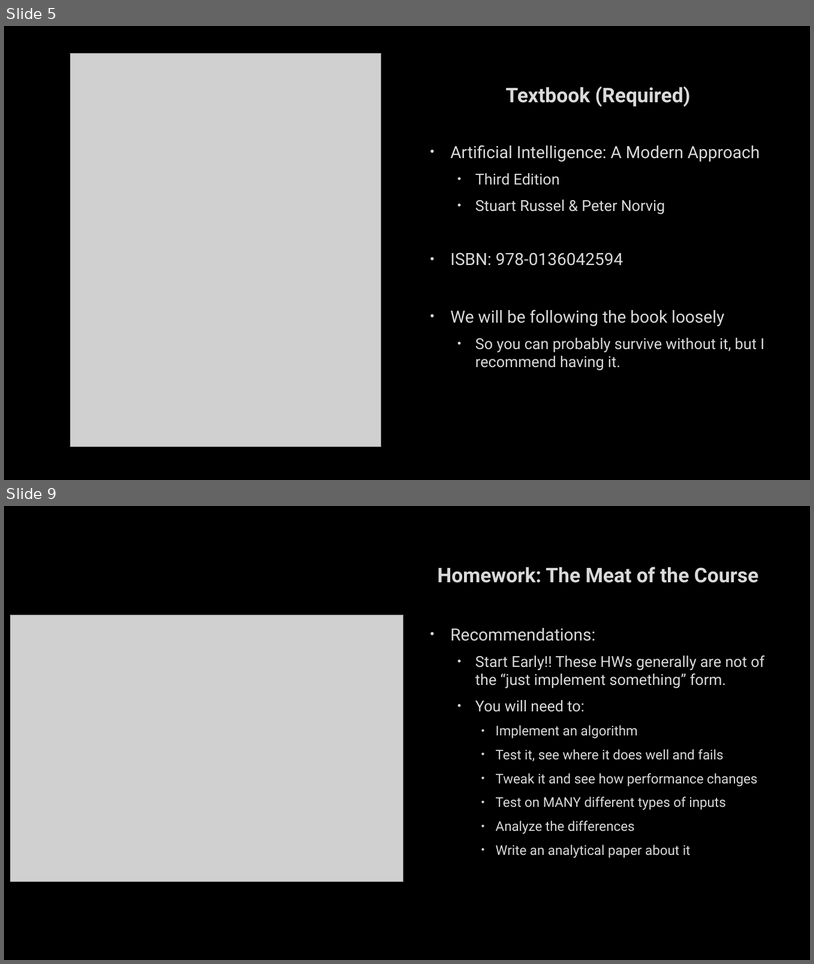
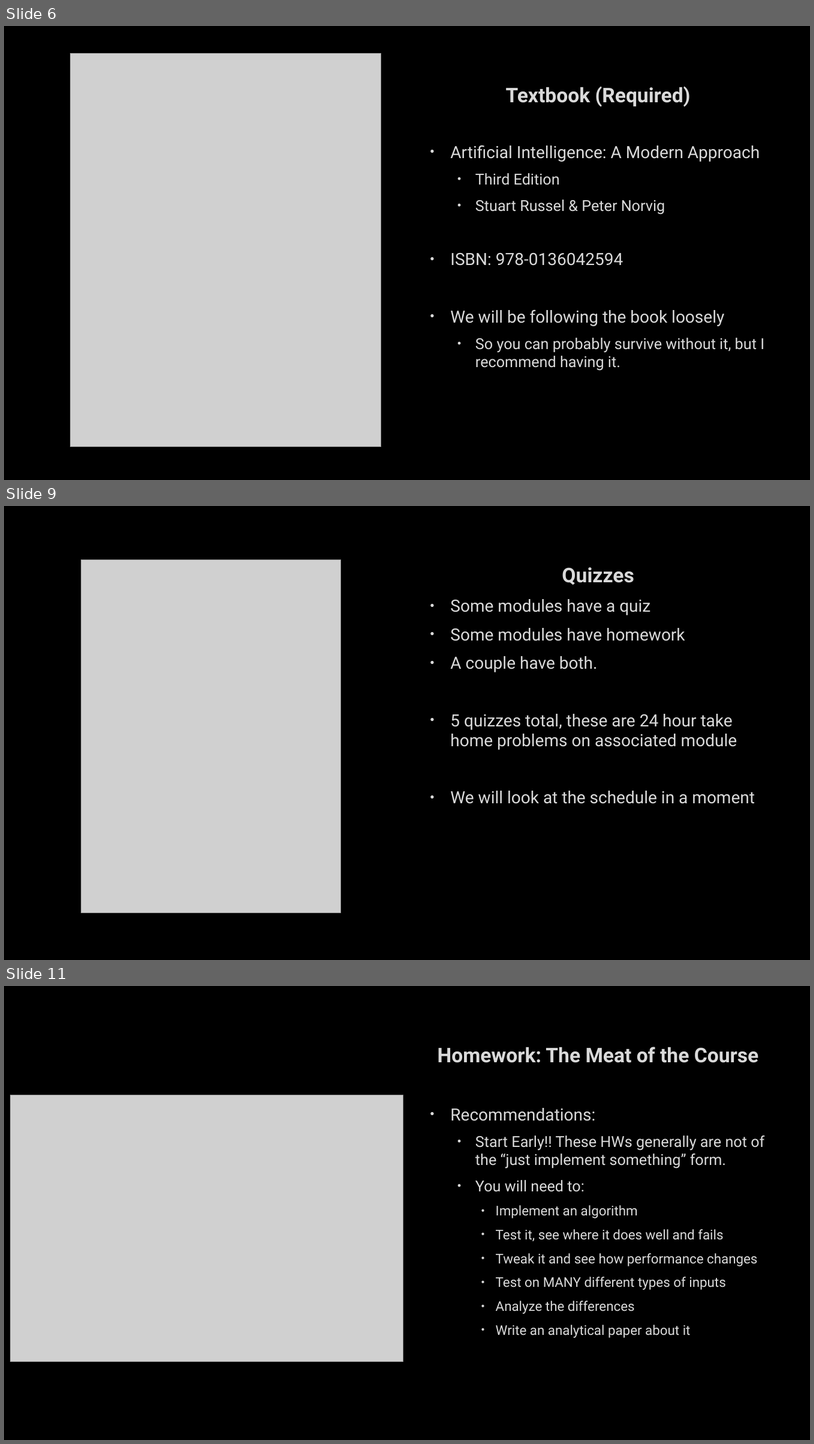
Before and after one commit to markfloryan/AI, a slide deck: slides/01-CourseIntroduction.pptx. Shown one above the other, each under a label of ours: slides 5 and 9 before the commit, slides 6, 9 and 11 after it; the slides between them are not shown. The pictures are 814x964 and 814x1444 pixels, drawn with LibreOffice and Linux fonts; fonts in the diff are those of the drawing; grey boxes stand for pictures; background and template pictures are left out. Boxes give left, top, right and bottom in pixels: in the first picture for what was removed or moved away, otherwise in the second. Text is boxed around its words. In the diff, an @@ line names an element or a change of style, - is before the commit and + after.

```diff
--- a/slides/01-CourseIntroduction.pptx
+++ b/slides/01-CourseIntroduction.pptx
@@ slide 9 added at (4, 506, 810, 960), background picture (left out) @@
@@ picture added at (81, 559, 341, 912) @@
@@ text added at (450, 567, 755, 804), 20 pt, text #DADADA @@
+Quizzes
+• Some modules have a quiz
+• Some modules have homework
+• A couple have both.
+• 5 quizzes total, these are 24 hour take home problems on associated module
+• We will look at the schedule in a moment
@@ what was slide 5 is now slide 6 @@
@@ what was slide 9 is now slide 11 @@
```
Also in this commit, not shown: 7 slides changed, 3 other slides added, 3 slides removed, 11 other files.
